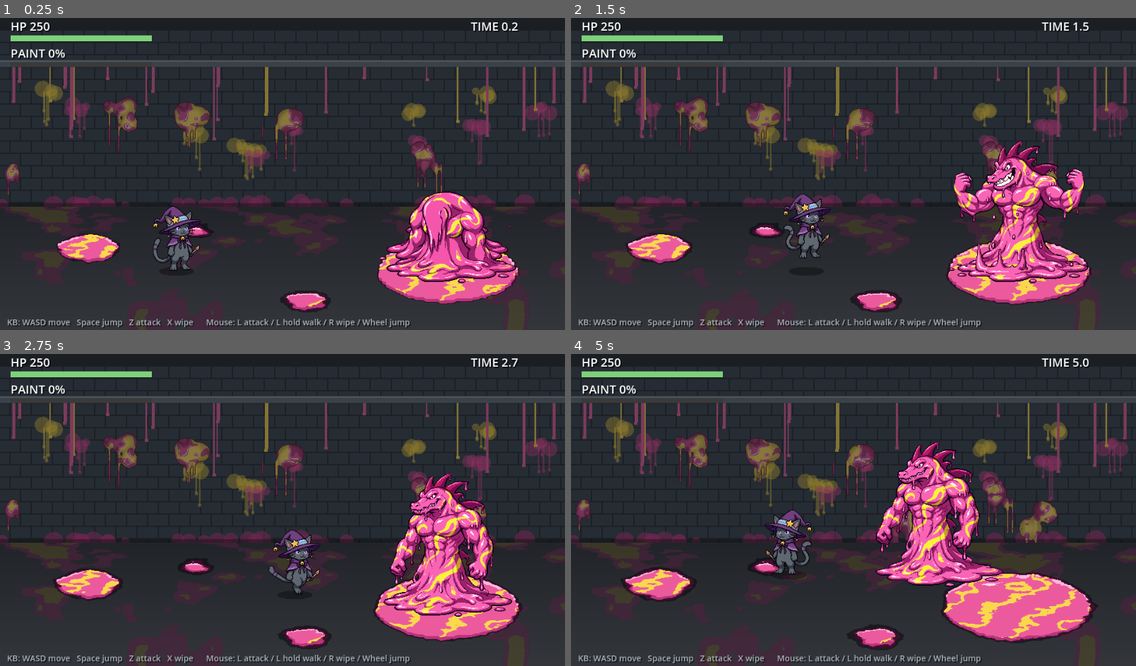
Above: before the commit, frames 1-4 (two rows, left to right).
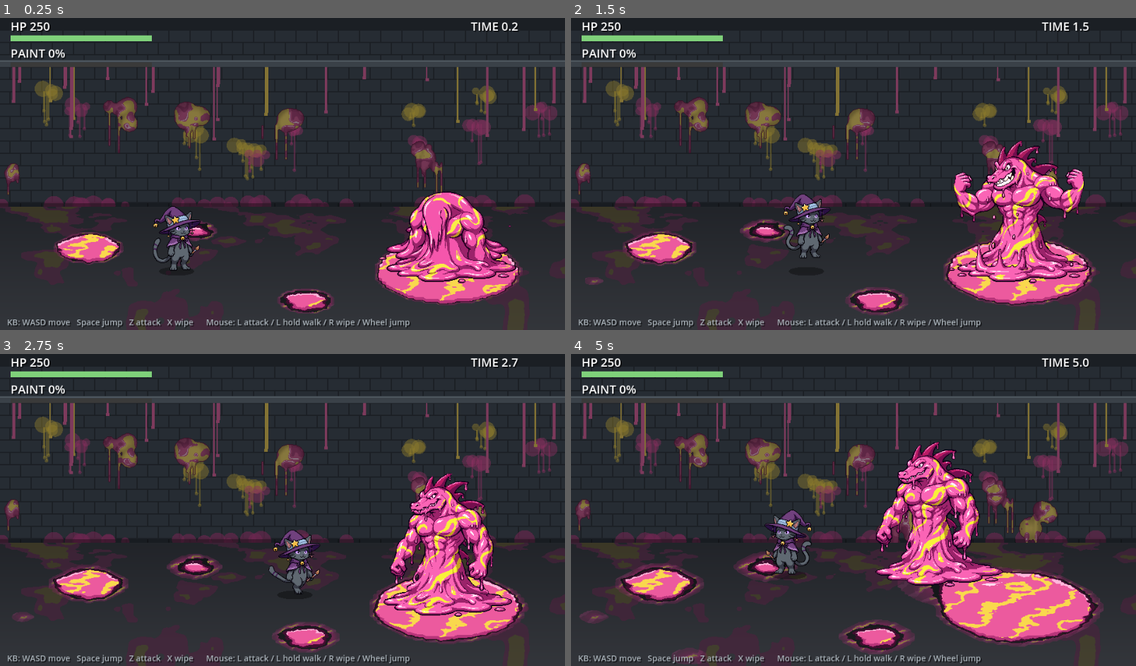
Above: after the commit, the same moments.

Repository: Dekaimo/sewer_proto
Game: Godot game, scene res://main.tscn
Same seed, same stepped clock (60 frames per second), same inputs: the game is played once before the commit and once after it.
Inputs (mouse positions are in pixels of both pictures, inside the frame that each line leads up to):
- Up to frame 1 (0.25 s): no input
- Up to frame 2 (1.5 s): move the mouse to (977, 155) at 0.52 s; hold Right (right) 0.53-1.25 s; tap Z (attack) at 0.6 s; click (977, 155) at 0.67 s; tap Space (jump) at 0.77 s; drag from (740, 186) to (825, 236) at 1.27 s
- Up to frame 3 (2.75 s): move the mouse to (339, 438) at 2.02 s; hold Right (right) from 2.03 s (still down); tap J at 2.1 s
- Up to frame 4 (5 s): release Right (right) at 2.75 s; drag from (825, 572) to (684, 460) at 2.77 s; move the mouse to (1023, 553) at 3.52 s; hold Left (left) 3.53-4.25 s; tap Z (attack) at 3.6 s; tap Space (jump) at 3.77 s; drag from (684, 460) to (768, 428) at 4.27 s

The runs differ from the first frame. In frame 1, 0.6% of the frame differs, in the area x 9-93%, y 64-95%; in frame 2, 1.1%; in frame 3, 1.5%; in frame 4, 2.7%, in the area x 1-95%, y 63-100%.

Commit message:
Enemies leave thick paint trails; thin smears drawn on the floor; duo finisher = shark vomits, wani forms from the pile
Co-Authored-By: Claude Opus 5.5 <noreply@anthropic.com>
Claude-Session: https://claude.ai/code/session_016eaBthCvKzWp812yLXmusx

Diff:
--- a/enemy.gd
+++ b/enemy.gd
@@ -181,8 +181,11 @@
 	# 足元の水たまりからドロドロがじわじわ広がる
 	spread_t -= delta
 	if spread_t <= 0.0:
-		spread_t = 1.0
-		main.add_goop(position, 150.0, 0.12)
+		spread_t = 0.5
+		main.add_goop(position, 170.0, 0.15)
+	# 動いた跡にはべったりペンキが残る（ナメクジのように）
+	if absf(position.x - last_x) + absf(position.y - last_y) > 0.3:
+		main.add_goop(position, 120.0, 0.6 * delta * 10.0)
 
 	var dx: float = p.position.x - position.x
 	match state:
--- a/finisher.gd
+++ b/finisher.gd
@@ -12,7 +12,7 @@
 	"hug": {"title": "SUNK IN THE PUDDLE", "sub": "hugged down into the paint", "frames": "wani_swallow", "n": 9, "fps": 7.0, "feet": 253},
 	"shark": {"title": "BURPED OUT", "sub": "only the hat came back", "frames": "fin_shark", "n": 9, "fps": 6.0, "feet": 226},
 	"wani": {"title": "SHOWN OFF", "sub": "held up like a trophy", "frames": "fin_wani", "n": 9, "fps": 6.0, "feet": 232},
-	"duo": {"title": "HIGH FIVE", "sub": "teamwork makes the dream work", "frames": "fin_duo2", "n": 9, "fps": 6.0, "feet": 232},
+	"duo": {"title": "SPAT OUT", "sub": "the crocodile walked out. you didn't.", "frames": "fin_vomit", "n": 9, "fps": 7.0, "feet": 226},
 }
 const ORDER := ["hug", "shark", "wani", "duo"]
 const GALLERY := "user://gallery.cfg"
@@ -26,6 +26,9 @@
 var strands: Node2D       # 床から体へ伸びる糸（手前に描く）
 var rise := 0.0           # 床からゆっくり出てくる時間
 var rise_k := 1.0         # 0=まだ床の中 1=全身が出た
+var wani_frames: Array[Texture2D] = []   # 2対1：吐き出されたペンキから出てくるワニ（形成→マッスルポーズ）
+var wani_sprite: Sprite2D
+var vomited := false
 var done := false
 var is_new := false
 
@@ -42,10 +45,14 @@
 	if frames.is_empty() and ResourceLoader.exists("res://assets/%s_key.png" % info.frames):
 		frames.append(load("res://assets/%s_key.png" % info.frames))
 	pre = 2.4 if kind == "duo" else 0.0
-	# サメとワニは、最初のコマのまま床から「ネバァ…」と糸を引きながらゆっくり出てくる
-	rise = 1.6 if kind == "shark" or kind == "wani" else 0.0
-	if kind == "duo" and not ResourceLoader.exists("res://assets/fin_duo2_0.png"):
-		rise = 1.6
+	# 最初のコマのまま床から「ネバァ…」と糸を引きながらゆっくり出てくる
+	rise = 1.6 if kind != "hug" else 0.0
+	if kind == "duo":
+		# 2対1：サメが吐き出したペンキの山から、ワニだけが余裕で形成されてくる
+		for i in 9:
+			wani_frames.append(load("res://assets/wani_emerge_%d.png" % i))
+		for i in 9:
+			wani_frames.append(load("res://assets/wani_flex_%d.png" % i))
 	is_new = _record()
 
 
@@ -54,6 +61,10 @@
 	sprite.centered = false
 	sprite.visible = false
 	add_child(sprite)
+	wani_sprite = Sprite2D.new()
+	wani_sprite.centered = false
+	wani_sprite.visible = false
+	add_child(wani_sprite)
 	strands = Node2D.new()
 	strands.draw.connect(_draw_strands)
 	add_child(strands)
@@ -90,7 +101,8 @@
 		sprite.offset = Vector2(-frames[0].get_width() / 2.0, -vh)
 		sprite.position = Vector2(sin(tt * 9.0) * 1.5, 0).round()
 		if tt < delta * 1.5:
-			main.zoom_moment(position + Vector2(0, -120), rise + frames.size() / float(info.fps) + 0.8)
+			var extra := 2.8 if kind == "duo" else 0.0
+			main.zoom_moment(position + Vector2(75.0 if kind == "duo" else 0.0, -120), rise + frames.size() / float(info.fps) + extra + 0.8)
 			main.sfx.play("gurgle", 0.0)
 		if fmod(tt, 0.4) < delta:
 			main.sfx.play_any(["gurgle", "grab_loop"], -2.0)
@@ -100,6 +112,9 @@
 	sprite.position = Vector2.ZERO
 	tt -= rise
 	var dur: float = frames.size() / float(info.fps)
+	if kind == "duo":
+		dur += 2.8   # 吐いたあと、ワニが形成されてポーズを決めるまで
+		_update_duo(tt)
 	var i := clampi(int(tt * info.fps), 0, frames.size() - 1)
 	sprite.visible = true
 	sprite.texture = frames[i]
@@ -107,6 +122,10 @@
 	# 最後のコマで少し止めてから画面を出す
 	if tt > dur + 0.8:
 		done = true
+	if kind == "duo":
+		if tt > dur + 0.8:
+			done = true
+		return
 	if tt < 0.05 and rise == 0.0:
 		main.zoom_moment(position + Vector2(0, -120), dur + 0.8)
 
@@ -150,6 +169,40 @@
 		draw_circle(Vector2(x, 0), thick * 0.9, pink)
 
 
+## 2対1の締め：サメがゲロのようにペンキを吐き出し、その山からワニだけが余裕で形成されてポーズ
+func _update_duo(tt: float) -> void:
+	var info: Dictionary = INFO["duo"]
+	var vomit_end: float = frames.size() / float(info.fps)
+	var i := clampi(int(tt * info.fps), 0, frames.size() - 1)
+	sprite.visible = true
+	sprite.texture = frames[i]
+	sprite.offset = Vector2(-frames[i].get_width() / 2.0, -float(info.feet))
+	# 吐き出す瞬間：床も壁も一気にペンキまみれ
+	if not vomited and i >= 4:
+		vomited = true
+		var spot := position + Vector2(150, 10)
+		main.add_goop(spot, 320.0, 1.0)
+		for k in 10:
+			main.splat_wall(Vector2(spot.x + randf_range(-300, 300), main.FLOOR_TOP - randf_range(10, 260)), randf_range(40, 90))
+			main.add_goop(spot + Vector2(randf_range(-260, 260), randf_range(-50, 50)), randf_range(60, 140), 0.7)
+		main.sfx.play("assist", 3.0)
+		main.sfx.play("defeat", 0.0)
+	# ワニ：吐き出された山（サメの口の先）から形成 → マッスルポーズで止める
+	var wt := tt - vomit_end + 0.3
+	if wt > 0.0 and wani_frames.size() == 18:
+		var fi := 0
+		if wt < 0.9:
+			fi = clampi(int(wt * 10.0), 0, 8)
+		else:
+			var ft := wt - 0.9
+			fi = 9 + (clampi(int(ft * 8.0), 0, 5) if ft < 1.2 else 5)
+		wani_sprite.visible = true
+		wani_sprite.texture = wani_frames[fi]
+		wani_sprite.offset = Vector2(-128, -253)
+		wani_sprite.position = Vector2(150, 12)
+		wani_sprite.flip_h = true   # サメの方を向いて余裕の顔
+
+
 ## とどめの間の小窓の様子（belly_view が読む）
 ## active: 小窓を出すか / sq: 締まり具合 / shake: 揺れ / flash: 白く光る / limp: ぐったり（動かない）
 func inset_state() -> Dictionary:
--- a/floor.gdshader
+++ b/floor.gdshader
@@ -58,6 +58,12 @@
 		col = gc;
 	} else if (v > th - 0.06 && g > 0.03) {
 		col = mix(col, vec3(0.0), 0.45);   // 床に落ちる影
+	} else if (g > 0.06) {
+		// 薄いペンキ：引きずった跡・にじみ。薄くても見えるように、くすんだピンクで塗る
+		float smear = sin(p.x / 7.0 + p.y / 3.0 + fbm(p / 18.0) * 6.0);
+		vec3 thin = smear > 0.5 ? vec3(0.62, 0.22, 0.45) : vec3(0.48, 0.15, 0.34);
+		if (smear > 0.9 && g > 0.15) thin = vec3(0.70, 0.60, 0.25);
+		col = mix(col, thin, clamp(g / th, 0.35, 0.9));
 	}
 	COLOR = vec4(col, 1.0);
 }
--- a/main.gd
+++ b/main.gd
@@ -235,7 +235,8 @@
 	finisher.main = self
 	add_child(finisher)
 	# 演出は画面の右寄りで見せる（左側にゲームオーバーの文字を出すので）
-	finisher.setup(kind, Vector2(clampf(at.x, 620.0, VIEW_W - 150.0), clampf(at.y, DEPTH_MIN, DEPTH_MAX)))
+	var fx := 520.0 if kind == "duo" else 620.0   # 2対1は右にワニが出てくるので少し左に
+	finisher.setup(kind, Vector2(clampf(at.x, fx, VIEW_W - (300.0 if kind == "duo" else 150.0)), clampf(at.y, DEPTH_MIN, DEPTH_MAX)))
 	if kind == "hug":
 		# 地上の負け：今まで通り、ワニが抱えて水たまりに沈む絵をそのまま使う
 		for c in enemies:
--- a/shark.gd
+++ b/shark.gd
@@ -152,7 +152,7 @@
 		return
 	position += to_p.normalized() * Vector2(1.0, 0.6) * sp * delta if to_p.length() > 4.0 else Vector2.ZERO
 	_clamp()
-	main.add_goop(position, 34.0, 0.03)
+	main.add_goop(position, 70.0, 0.5 * get_process_delta_time() * 10.0)   # 泳いだ跡がはっきり残る
 	# 真下に来たら丸呑み
 	if can_hunt and absf(to_p.x) < 16.0 and absf(to_p.y) < 14.0:
 		state = "gulp"
